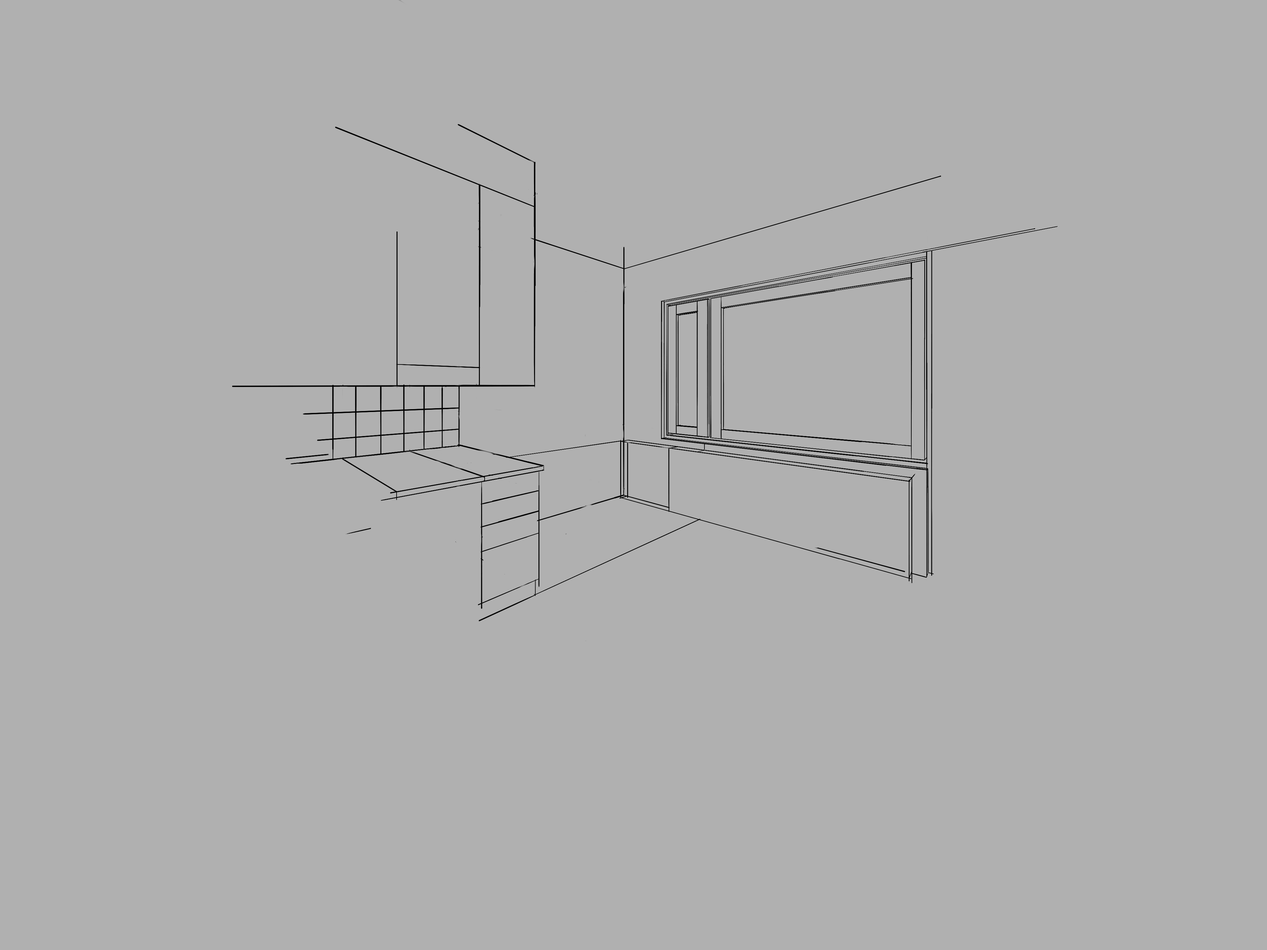
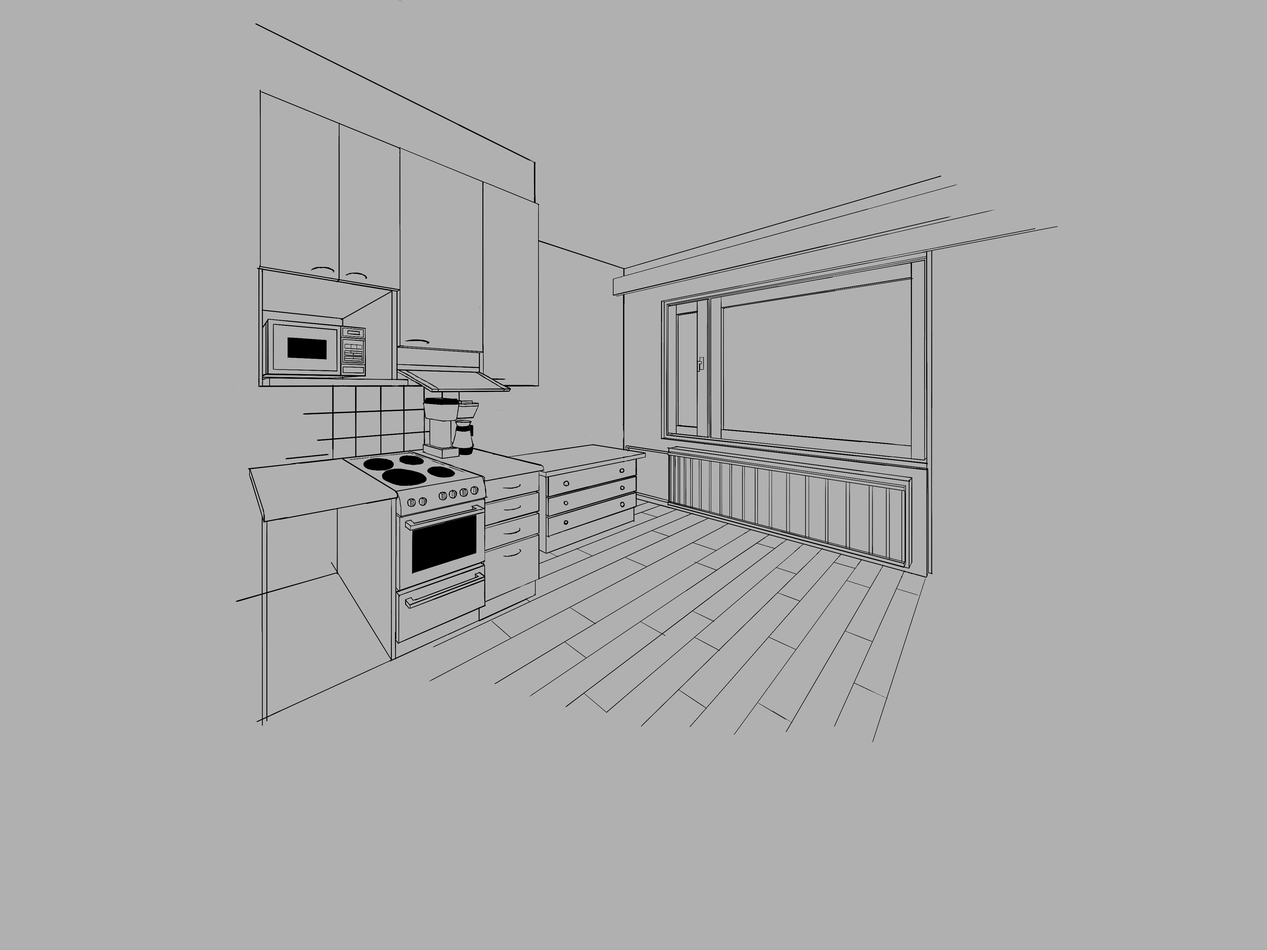
Layered file, before and after one edit (1267×950). Changes by layer:
added layer "Copy of Layer 4(pasted)" above "Layer 4(pasted)" over [404, 436, 506, 558]
added layer "Layer 4(pasted)" above "Layer 2" over [384, 456, 506, 558]
painted on "Layer 2" over [231, 23, 996, 743]
painted on "BG" over [231, 23, 996, 743]
